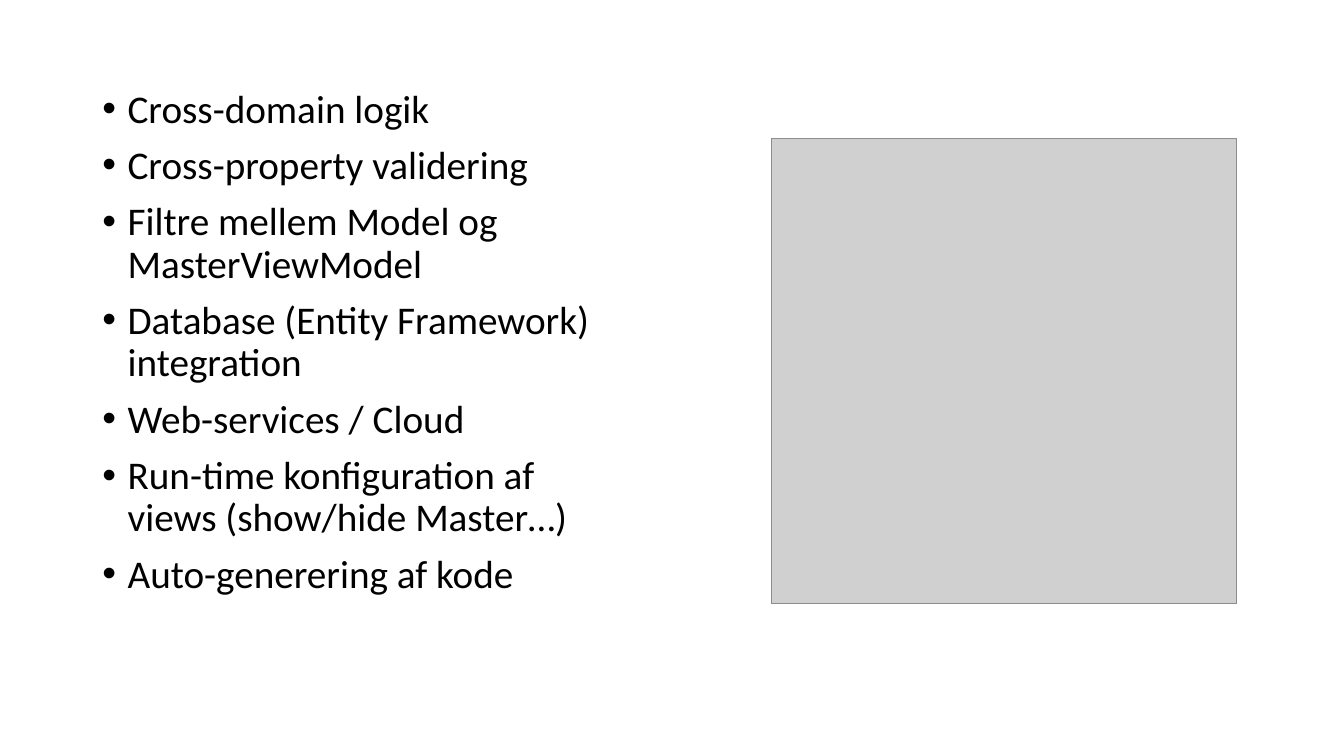
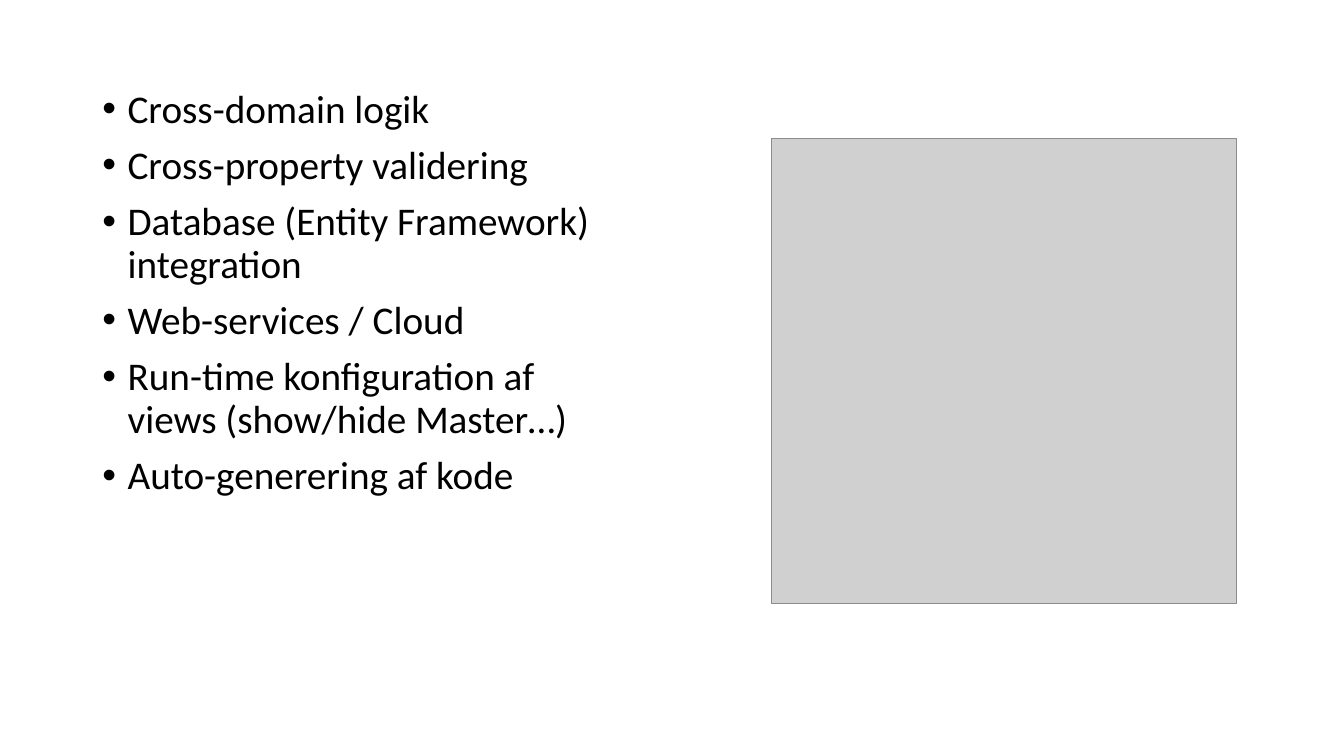
Before and after one commit to perl-easj/MVVMStarter, a slide deck: slide 74 of MVVMStarter/Presentation/MVVMStarter Oversigt.pptx (slide 68 before the commit). Drawn at 1344x756 pixels with LibreOffice and Linux fonts; fonts in the diff are those of the drawing; grey boxes stand for pictures. Boxes give left, top, right and bottom in pixels: in the first picture for what was removed or moved away, otherwise in the second. Text is boxed around its words. In the diff, an @@ line names an element or a change of style, - is before the commit and + after.

Commit message:
Updated DomainModel->Catalog, added section on Filters

```diff
--- a/MVVMStarter/Presentation/MVVMStarter Oversigt.pptx
+++ b/MVVMStarter/Presentation/MVVMStarter Oversigt.pptx
@@ text at <box>128,207,497,279</box>: paragraph removed @@
-• Filtre mellem Model og MasterViewModel
```
Also in this commit, not shown: 16 other slides changed, 6 slides added.
